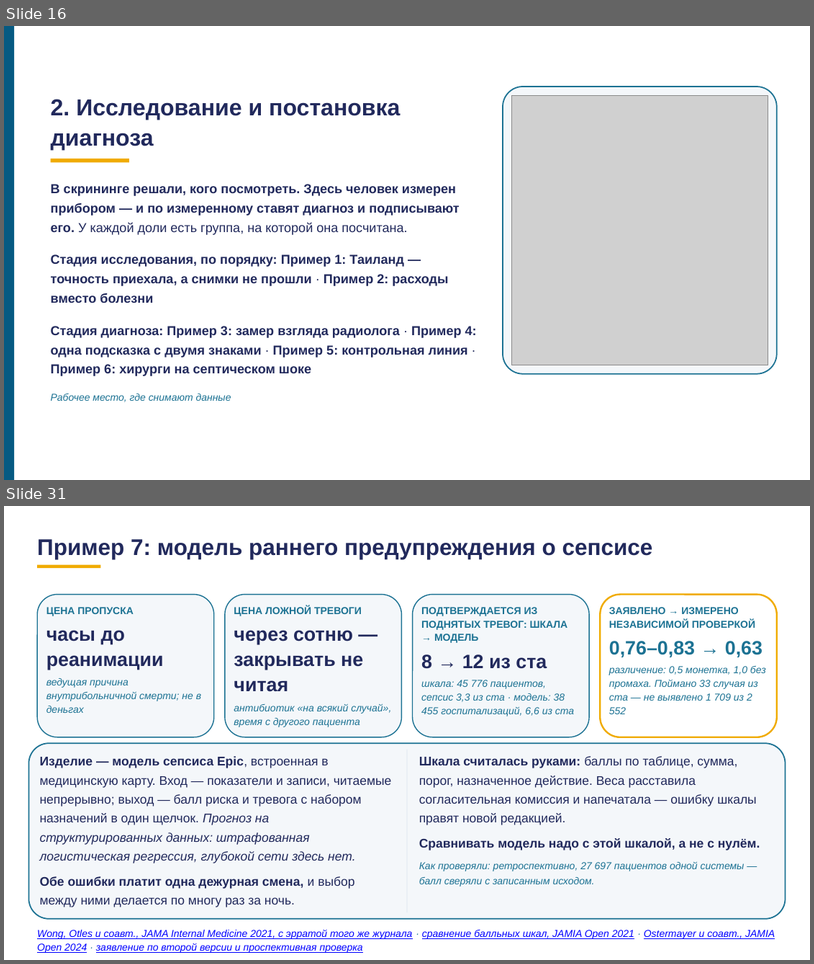
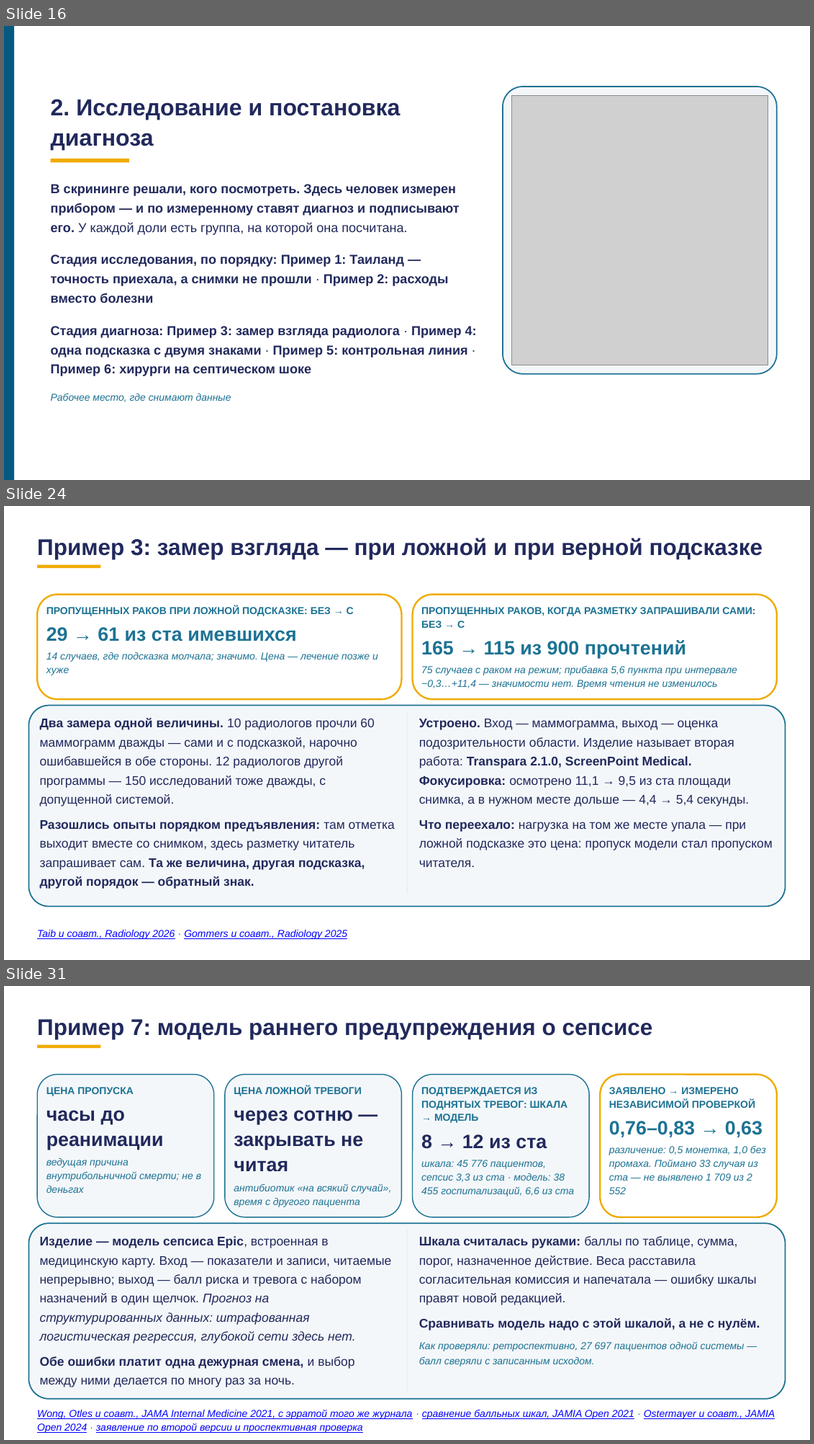
Before and after one commit to tellina-study/AI-usage-lessons, a slide deck: library/lectures/lec-07/rework/deck/lec-07-karkas.pptx. Shown one above the other, each under a label of ours: slides 16 and 31 before the commit, slides 16, 24 and 31 after it; the slides between them are not shown. The pictures are 814x964 and 814x1444 pixels, drawn with LibreOffice and Linux fonts; fonts in the diff are those of the drawing; grey boxes stand for pictures. Boxes give left, top, right and bottom in pixels: in the first picture for what was removed or moved away, otherwise in the second. Text is boxed around its words. In the diff, an @@ line names an element or a change of style, - is before the commit and + after.

```diff
--- a/library/lectures/lec-07/rework/deck/lec-07-karkas.pptx
+++ b/library/lectures/lec-07/rework/deck/lec-07-karkas.pptx
@@ slide 24 added at (4, 506, 810, 960), background #FFFFFF @@
@@ text added at (37, 538, 764, 559), 27 pt, text #21295C, bold @@
+Пример 3: замер взгляда — при ложной и при верной подсказке
@@ rectangle added at (37, 565, 100, 569), fill #F0AB00 @@
@@ rounded rectangle added at (37, 595, 402, 699), fill #FFFFFF, outline #F0AB00 2 pt @@
@@ text added at (46, 606, 354, 616), 12 pt, text #1C7293, bold @@
+ПРОПУЩЕННЫХ РАКОВ ПРИ ЛОЖНОЙ ПОДСКАЗКЕ: БЕЗ → С
@@ rounded rectangle added at (413, 595, 778, 699), fill #FFFFFF, outline #F0AB00 2 pt @@
@@ text added at (422, 607, 756, 628), 12 pt, text #1C7293, bold @@
+ПРОПУЩЕННЫХ РАКОВ, КОГДА РАЗМЕТКУ ЗАПРАШИВАЛИ САМИ: БЕЗ → С
@@ text added at (46, 627, 296, 641), 23 pt, text #1C7293, bold @@
+29 → 61 из ста имевшихся
@@ text added at (46, 652, 378, 675), 12 pt, text #1C7293, italic @@
+14 случаев, где подсказка молчала; значимо. Цена — лечение позже и хуже
@@ text added at (422, 640, 687, 659), 23 pt, text #1C7293, bold @@
+165 → 115 из 900 прочтений
@@ text added at (422, 666, 738, 689), 12 pt, text #1C7293, italic @@
+75 случаев с раком на режим; прибавка 5,6 пункта при интервале −0,3…+11,4 — значимости нет. Время чтения не изменилось
@@ rounded rectangle added at (28, 705, 786, 906), fill #F4F7FA, outline #1C7293 1.5 pt @@
@@ text added at (40, 718, 395, 888), 15 pt, text #21295C @@
+Два замера одной величины. 10 радиологов прочли 60 маммограмм дважды — сами и с подсказкой, нарочно ошибавшейся в обе стороны. 12 радиологов другой программы — 150 исследований тоже дважды, с допущенной системой.
+Разошлись опыты порядком предъявления: там отметка выходит вместе со снимком, здесь разметку читатель запрашивает сам. Та же величина, другая подсказка, другой порядок — обратный знак.
@@ rectangle added at (407, 711, 407, 894), fill #D9E2EC @@
@@ text added at (419, 718, 773, 867), 15 pt, text #21295C @@
+Устроено. Вход — маммограмма, выход — оценка подозрительности области. Изделие называет вторая работа: Transpara 2.1.0, ScreenPoint Medical. Фокусировка: осмотрено 11,1 → 9,5 из ста площади снимка, а в нужном месте дольше — 4,4 → 5,4 секунды.
+Что переехало: нагрузка на том же месте упала — при ложной подсказке это цена: пропуск модели стал пропуском читателя.
@@ text added at (37, 929, 347, 939), 12 pt, text #0000FF, italic, underline @@
+Taib и соавт., Radiology 2026 · Gommers и соавт., Radiology 2025
```
Also in this commit, not shown: 12 slides changed, 2 other slides added, 3 slides removed, 3 other files.
